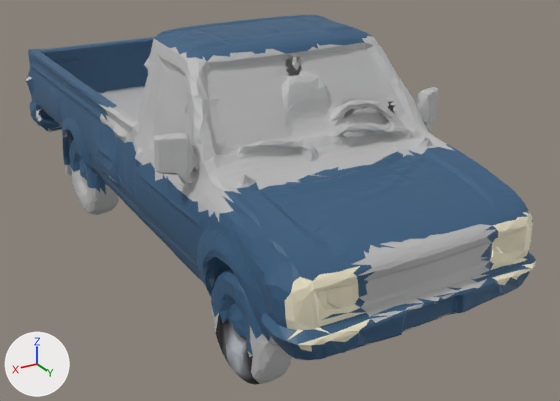
The glTF model scripts/assets/models/vehicles/nissan.glb, before and after one commit.
Rendered twice from a camera (50 mm lens) standing at (110.0, 212.0, 116.0) and looking at (-9.0, 14.0, 17.0). The axes (+X, +Y, +Z) are drawn at lower left. The lights are the same throughout. The older version comes first. Where no turn or scale is listed for an object, it has been applied to the vertices. Vertices at exactly the same position are counted once.

Objects in the first picture: 'body', 'headlights_front', 'wheel_2'.
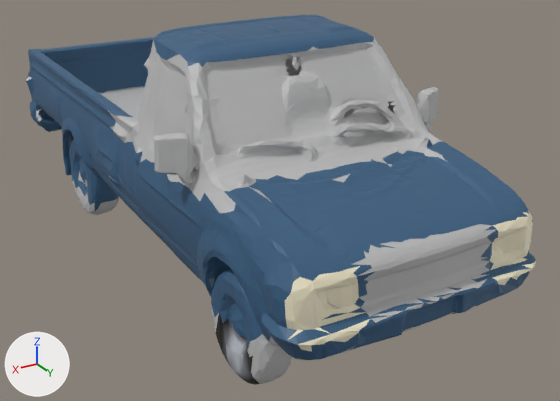
Edits to the bpy script that builds the scene:
```text
Change me_body:
    where me_body.from_pydata(...)  # 22035 vertices, 43998 faces; spans x -42.0..46.0, y -104.0..100.0, z 0.0..75.0
    used by ob_body; location = (0.0, 0.0, 0.0)
    me_body part 1: 5567 kept faces spanning x -36.0..40.0, y -104.0..100.0, z 1.0..75.0 get new vertex colours; the middle colour goes from white #ffffff to blue #4d80ad
```

What differs and where, as boxes [x1, y1, x2, y2] in the pictures (560 x 401 px):
part 1 of me_body, recoloured: [45, 36, 476, 355] in both
